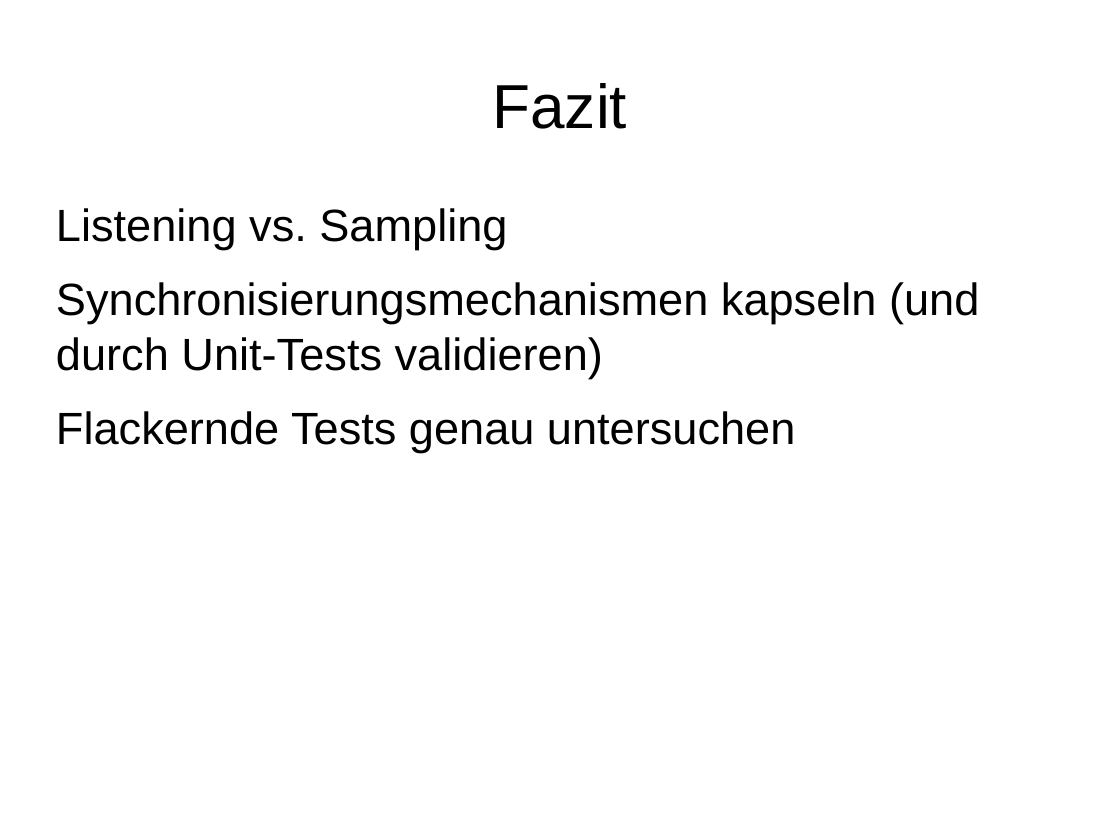
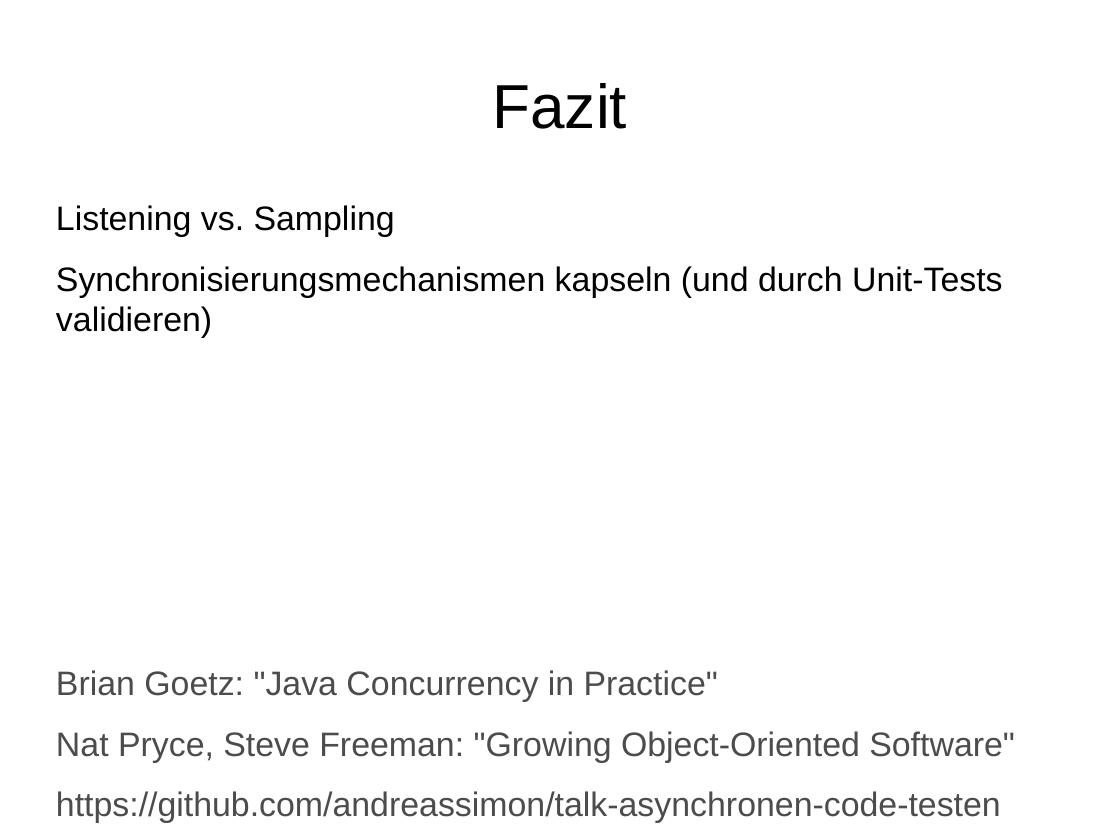
Before and after one commit to andreassimon/talk-asynchronen-code-testen, a slide deck: slide 18 of Asynchronen Code testen.odp (slide 16 before the commit). Drawn at 1120x840 pixels with LibreOffice and Linux fonts; fonts in the diff are those of the drawing; background and template pictures are left out. Boxes give left, top, right and bottom in pixels: in the first picture for what was removed or moved away, otherwise in the second. Text is boxed around its words. In the diff, an @@ line names an element or a change of style, - is before the commit and + after.

```diff
--- a/Asynchronen Code testen.odp
+++ b/Asynchronen Code testen.odp
@@ text at <box>56,205,1003,338</box>: size 32 to 24 pt in "Listening vs. Sampling", "Synchronisierungsmechanismen kapseln (und durch Unit-Tests v ..." @@
@@ text at <box>56,670,1015,823</box>: text changed; size 32 to 24 pt; text colour #000000 to #4C4C4C @@
-Flackernde Tests genau untersuchen
+Brian Goetz: "Java Concurrency in Practice"
+Nat Pryce, Steve Freeman: "Growing Object-Oriented Software"
+https://github.com/andreassimon/talk-asynchronen-code-testen
```
Also in this commit, not shown: 5 other slides changed, 3 slides added, 5 other files.
